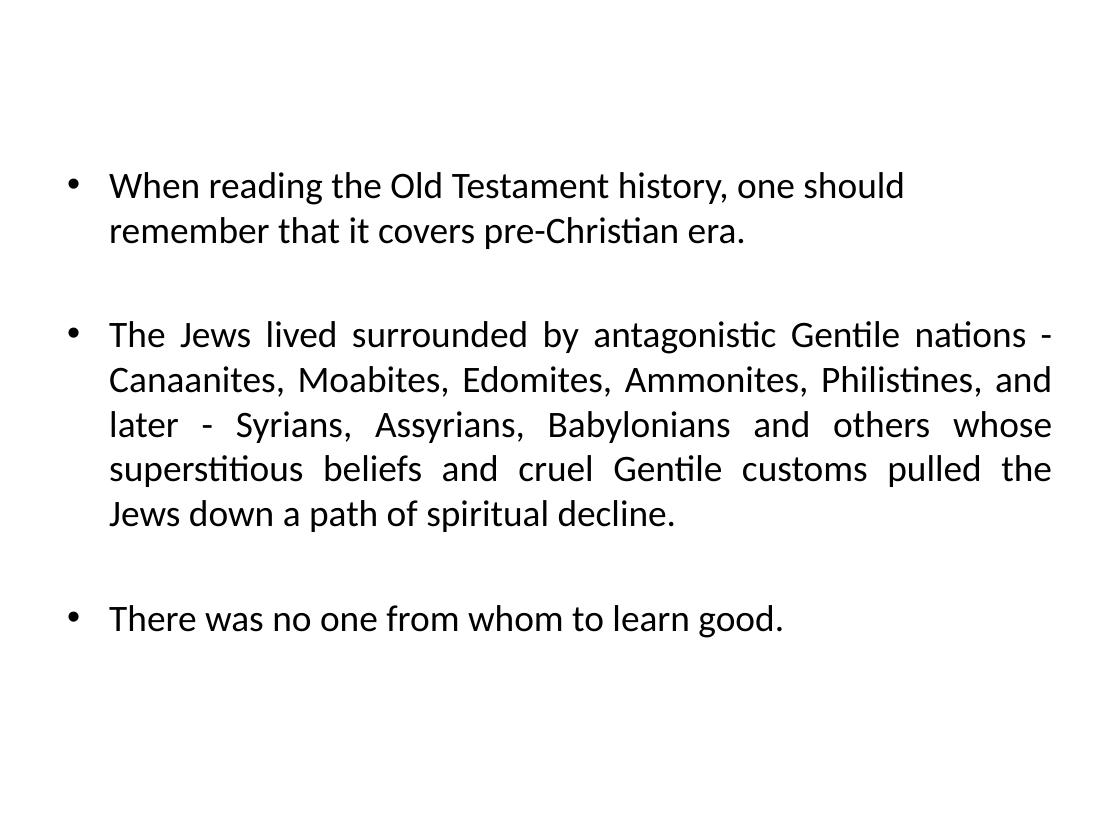
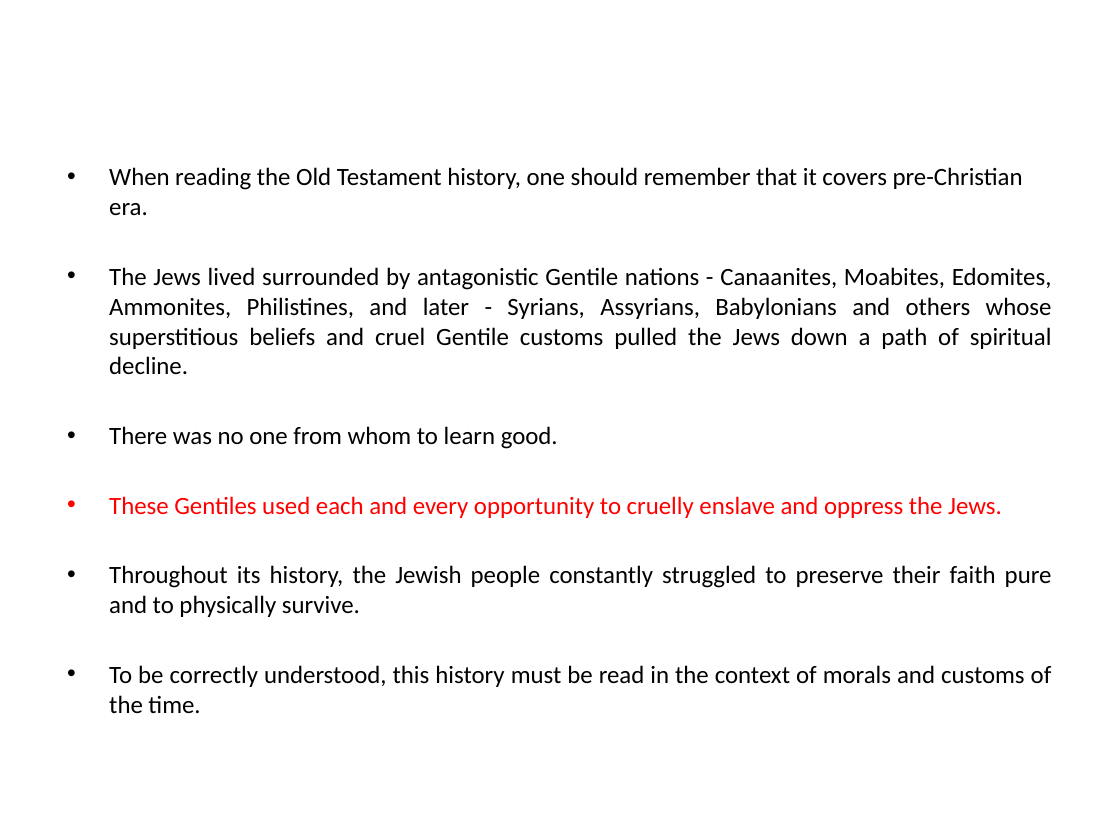
Before and after one commit to mutanganajoseph/Documents, a slide deck: slide 29 of auca/sem-1/intro-to-Bible-study/1 intro to Bible study Notes.pptx (slide 30 before the commit). Drawn at 1120x840 pixels with LibreOffice and Linux fonts; fonts in the diff are those of the drawing. Boxes give left, top, right and bottom in pixels: in the first picture for what was removed or moved away, otherwise in the second. Text is boxed around its words. In the diff, an @@ line names an element or a change of style, - is before the commit and + after.

```diff
--- a/auca/sem-1/intro-to-Bible-study/1 intro to Bible study Notes.pptx
+++ b/auca/sem-1/intro-to-Bible-study/1 intro to Bible study Notes.pptx
@@ text at box(109, 167, 1052, 449): size 24 to 16 pt in "When reading the Old Testament history, one ...", "The Jews lived surrounded by antagonistic Gentile ...", "There was no one from whom to ..."; less space between paragraphs @@
@@ text at box(109, 496, 1052, 713): paragraphs added @@
+• These Gentiles used each and every opportunity to cruelly enslave and oppress the Jews.
+• Throughout its history, the Jewish people constantly struggled to preserve their faith pure and to physically survive.
+• To be correctly understood, this history must be read in the context of morals and customs of the time.
```
Also in this commit, not shown: 39 other slides changed, 8 slides removed, 1 other file.
